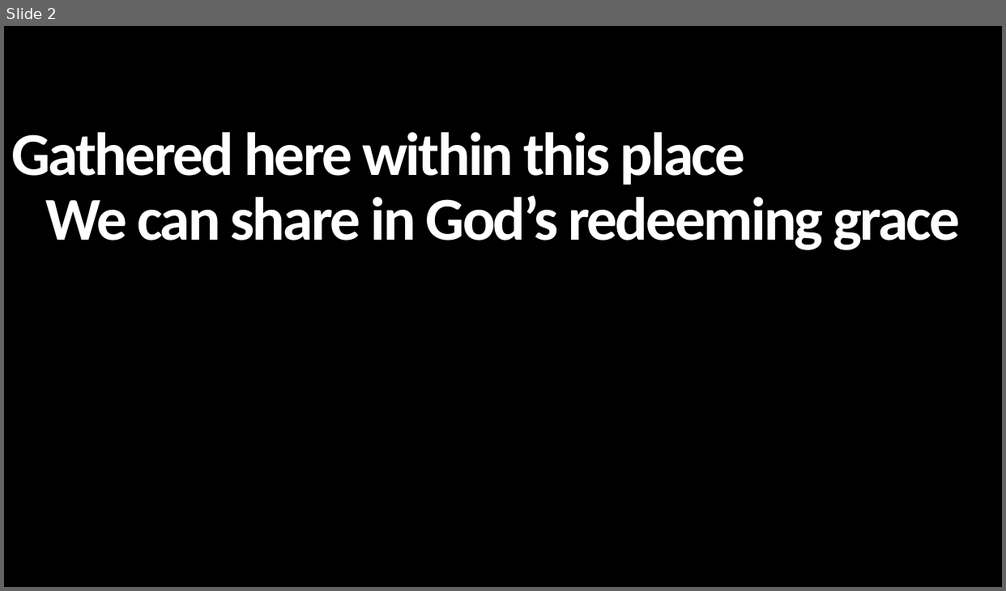
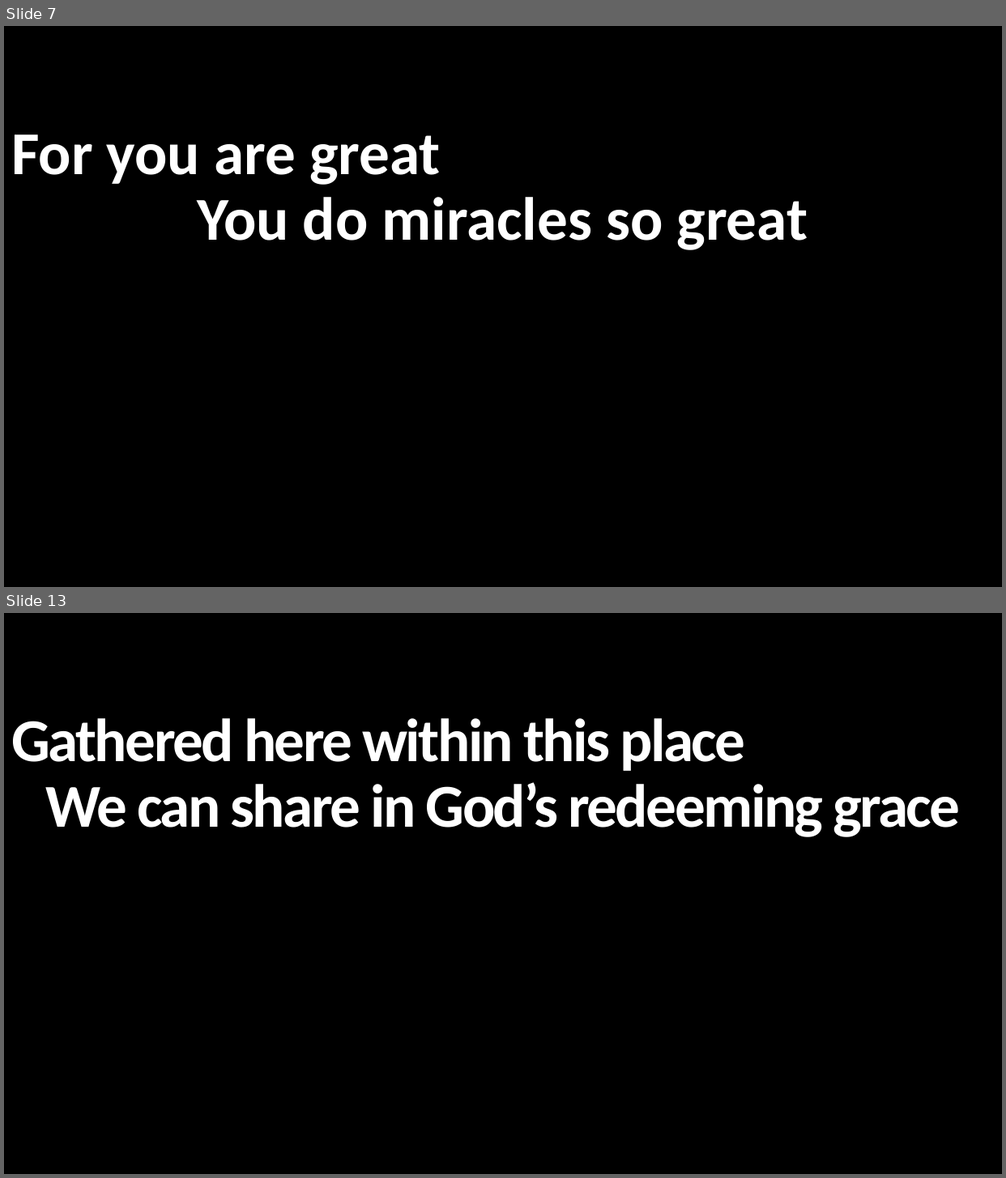
Before and after one commit to rwm6857/GraceChords, a slide deck: docs/pptx/gathered_here_within_this_place.pptx. Shown one above the other, each under a label of ours: slide 2 before the commit, slides 7 and 13 after it; the slides between them are not shown. The pictures are 1006x591 and 1006x1178 pixels, drawn with LibreOffice and Linux fonts; fonts in the diff are those of the drawing. Boxes give left, top, right and bottom in pixels: in the first picture for what was removed or moved away, otherwise in the second. Text is boxed around its words. In the diff, an @@ line names an element or a change of style, - is before the commit and + after.

```diff
--- a/docs/pptx/gathered_here_within_this_place.pptx
+++ b/docs/pptx/gathered_here_within_this_place.pptx
@@ slide 7 added at (4,26,1002,587), background #000000 @@
@@ text added at (11,135,808,250), 58.7 pt, text #FFFFFF, bold @@
+For you are great
+You do miracles so great
@@ what was slide 2 is now slide 13 @@
```
Also in this commit, not shown: 42 other slides added, 19 other files.
